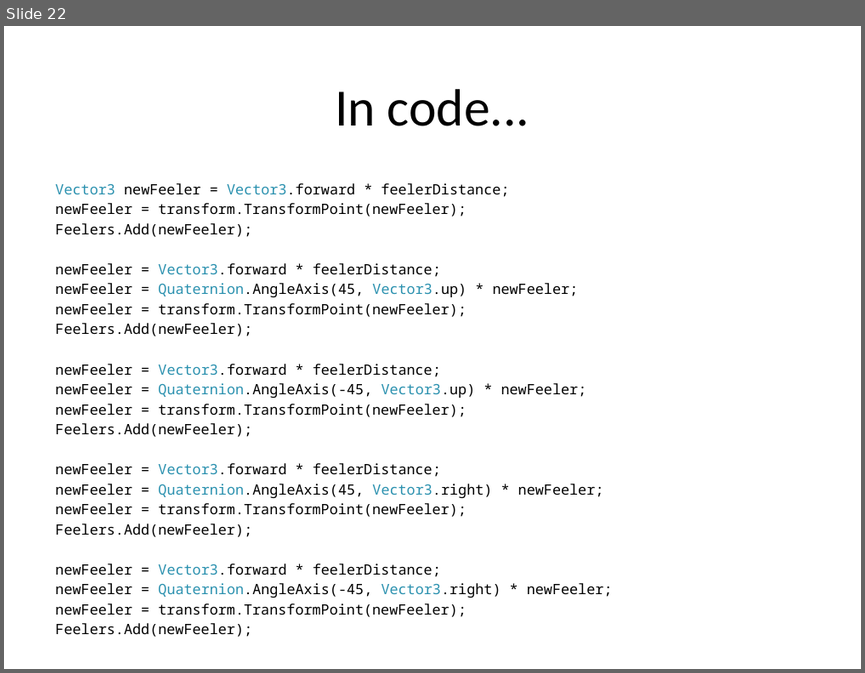
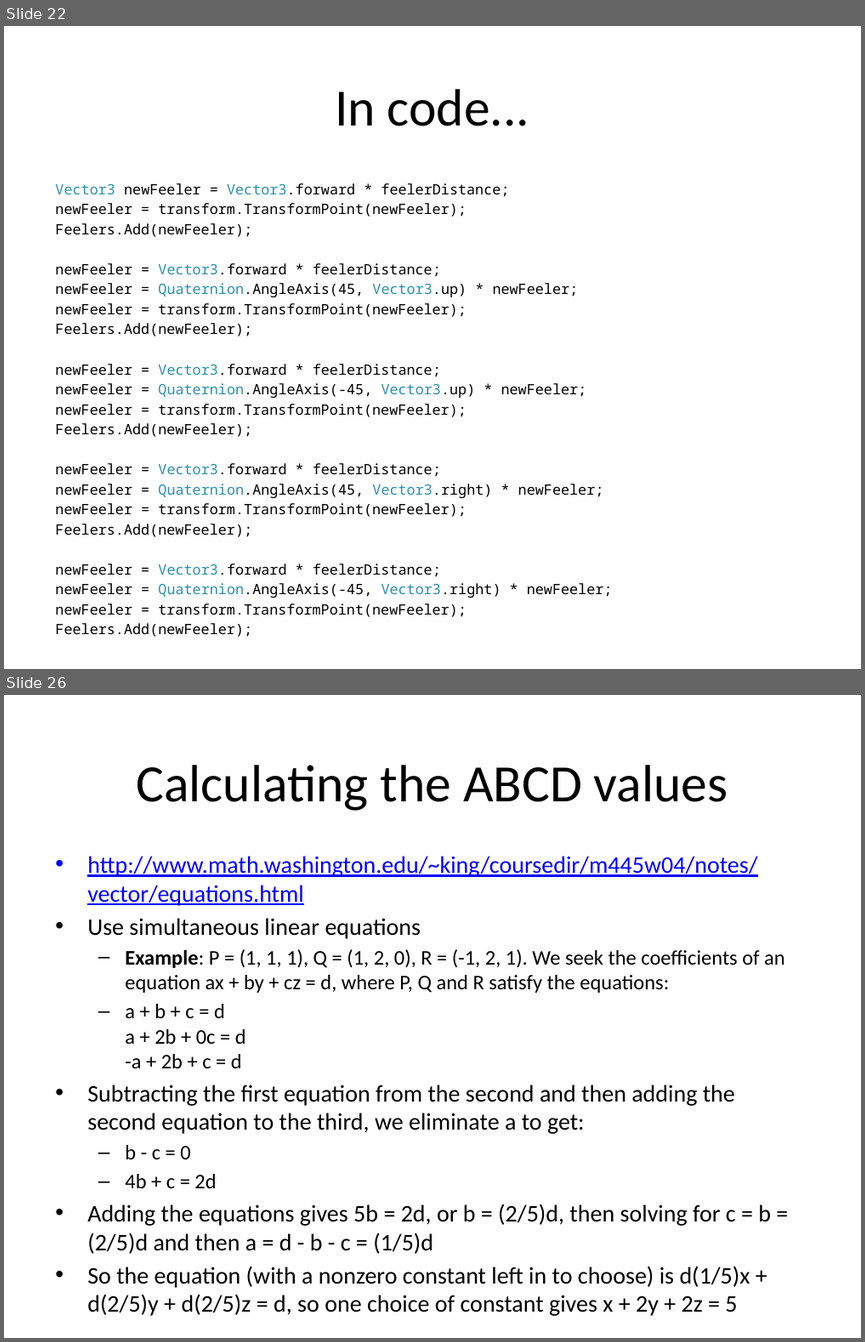
Before and after one commit to skooter500/UnitySteeringBehaviours, a slide deck: Lectures/Game AI 3.pptx. Shown one above the other, each under a label of ours: slide 22 before the commit, slides 22 and 26 after it; the slides between them are not shown. The pictures are 865x673 and 865x1342 pixels, drawn with LibreOffice and Linux fonts; fonts in the diff are those of the drawing; background and template pictures are left out. Boxes give left, top, right and bottom in pixels: in the first picture for what was removed or moved away, otherwise in the second. Text is boxed around its words. In the diff, an @@ line names an element or a change of style, - is before the commit and + after.

```diff
--- a/Lectures/Game AI 3.pptx
+++ b/Lectures/Game AI 3.pptx
@@ slide 26 added at (4,695,861,1338), background #FFFFFF @@
@@ title added at (136,765,728,811), 44 pt, text #000000 @@
+Calculating the ABCD values
@@ text added at (87,856,785,1315), 20 pt, text #000000 @@
+• http://www.math.washington.edu/~king/coursedir/m445w04/notes/vector/equations.html
+• Use simultaneous linear equations
+  – Example: P = (1, 1, 1), Q = (1, 2, 0), R = (-1, 2, 1). We seek the coefficients of an equation ax + by + cz = d, where P, Q and R satisfy the equations:
+  – a + b + c = d
+    a + 2b + 0c = d
+    -a + 2b + c = d
+• Subtracting the first equation from the second and then adding the second equation to the third, we eliminate a to get:
+  – b - c = 0
+  – 4b + c = 2d
+• Adding the equations gives 5b = 2d, or b = (2/5)d, then solving for c = b = (2/5)d and then a = d - b - c = (1/5)d
+• So the equation (with a nonzero constant left in to choose) is d(1/5)x + d(2/5)y + d(2/5)z = d, so one choice of constant gives x + 2y + 2z = 5
```
Also in this commit, not shown: 7 slides changed, 14 other slides added, 2 other files.
